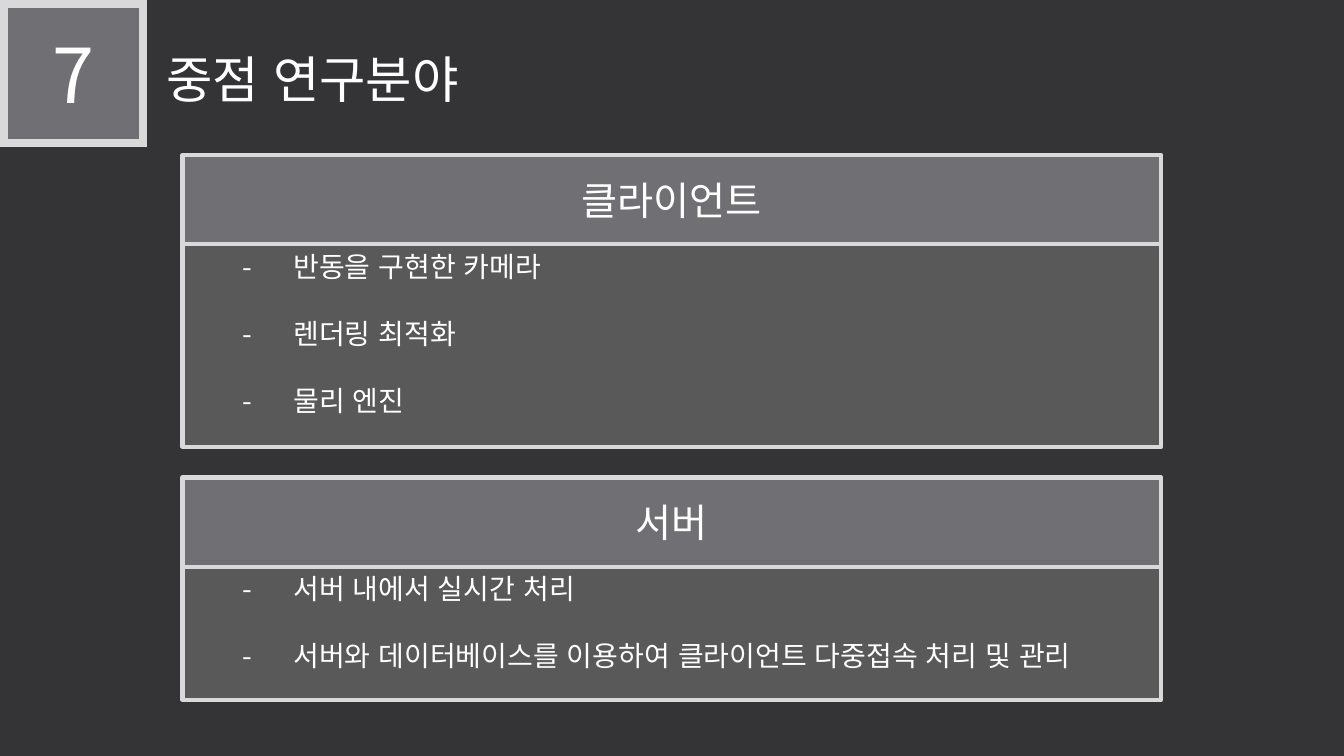
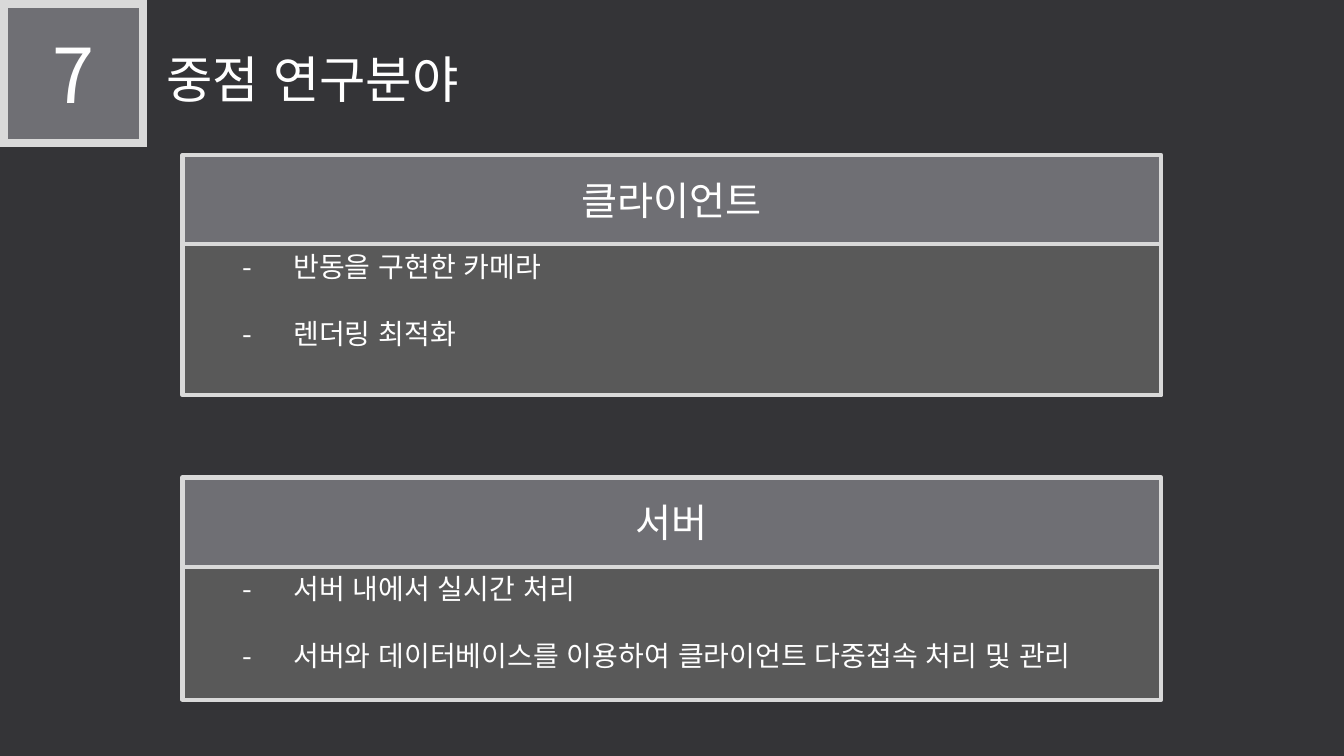
Before and after one commit to LEGO0937/Our_Project, a slide deck: slide 13 of 기획단계/졸작 제안서_α.pptx. Drawn at 1344x756 pixels with LibreOffice and Linux fonts; fonts in the diff are those of the drawing. Boxes give left, top, right and bottom in pixels: in the first picture for what was removed or moved away, otherwise in the second. Text is boxed around its words. In the diff, an @@ line names an element or a change of style, - is before the commit and + after.

```diff
--- a/기획단계/졸작 제안서_α.pptx
+++ b/기획단계/졸작 제안서_α.pptx
@@ rectangle "- 반동을 구현한 카메라": place and size @@
-rectangle "- 반동을 구현한 카메라" at bbox=[182, 244, 1162, 447]
+rectangle "- 반동을 구현한 카메라" at bbox=[182, 244, 1162, 395]
@@ text in rectangle at bbox=[293, 388, 405, 413]: paragraph removed @@
-- 물리 엔진
```
Also in this commit, not shown: 6 other slides changed, 2 slides added, 1 slide removed, 1 other file.
